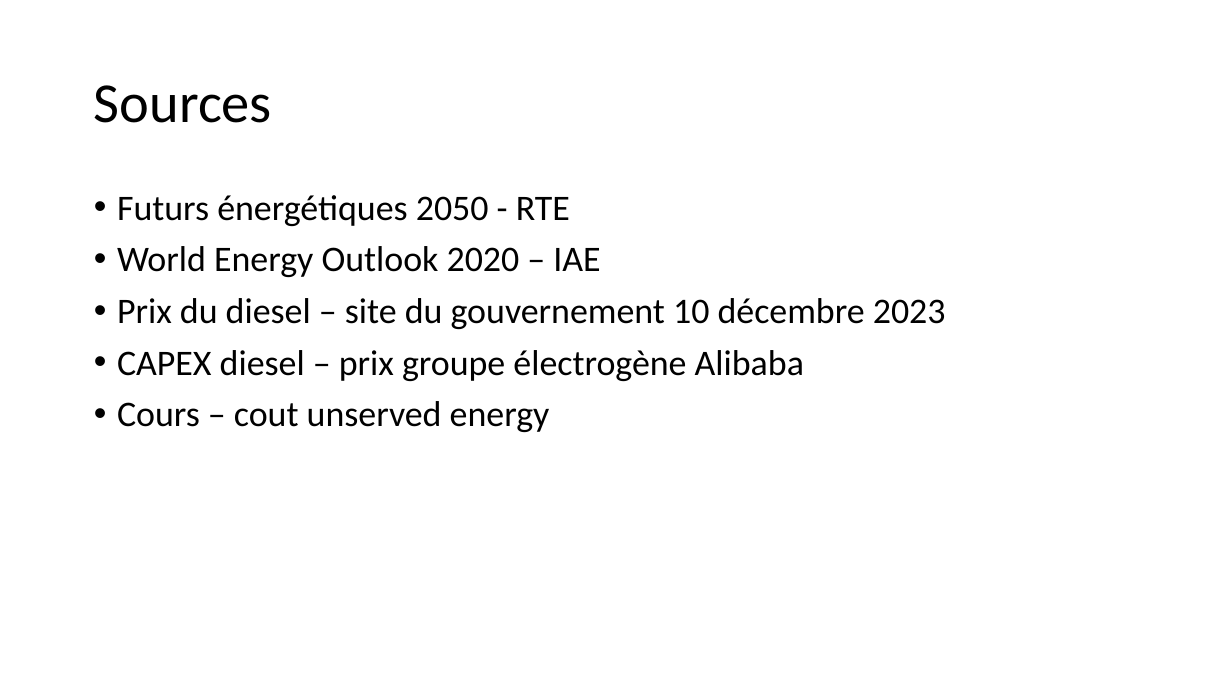
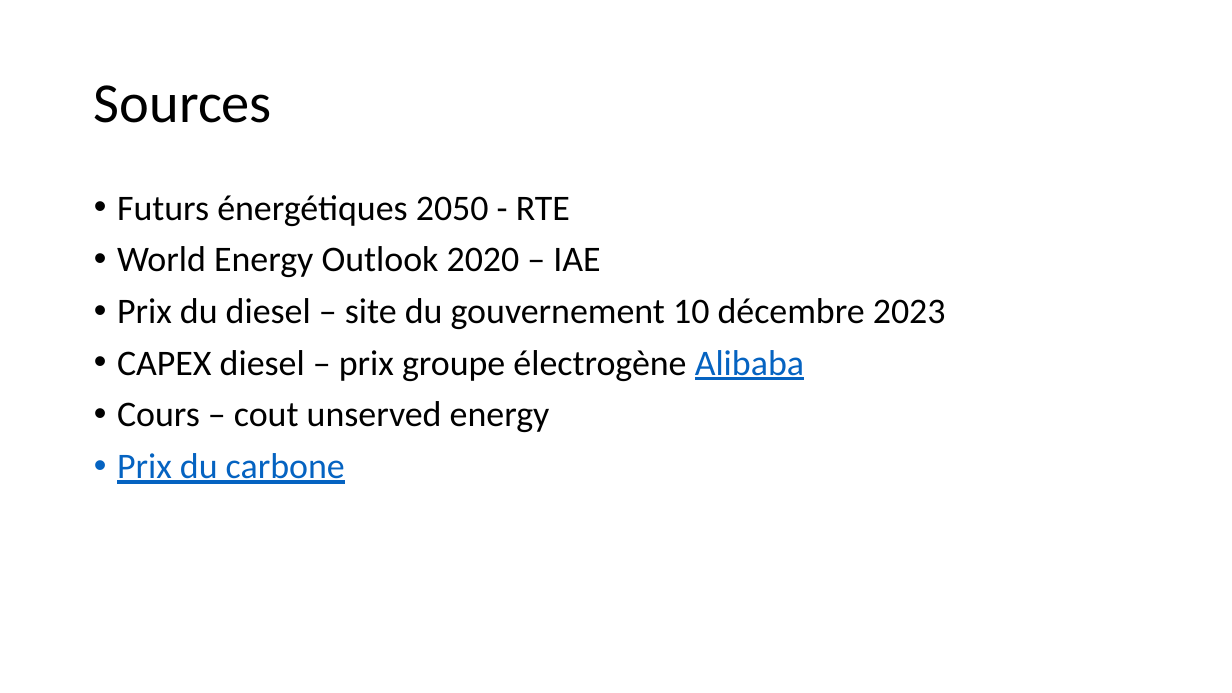
Before and after one commit to cledat/Projet-EA314, a slide deck: slide 15 of rapport.pptx (slide 14 before the commit). Drawn at 1232x693 pixels with LibreOffice and Linux fonts; fonts in the diff are those of the drawing. Boxes give left, top, right and bottom in pixels: in the first picture for what was removed or moved away, otherwise in the second. Text is boxed around its words. In the diff, an @@ line names an element or a change of style, - is before the commit and + after.

```diff
--- a/rapport.pptx
+++ b/rapport.pptx
@@ text at bbox=[117, 350, 804, 381]: text colour #000000 to #0563C1, underline on in "Alibaba" @@
@@ text at bbox=[117, 453, 345, 484]: paragraph added @@
+• Prix du carbone
```
Also in this commit, not shown: 8 other slides changed, 1 slide added.
